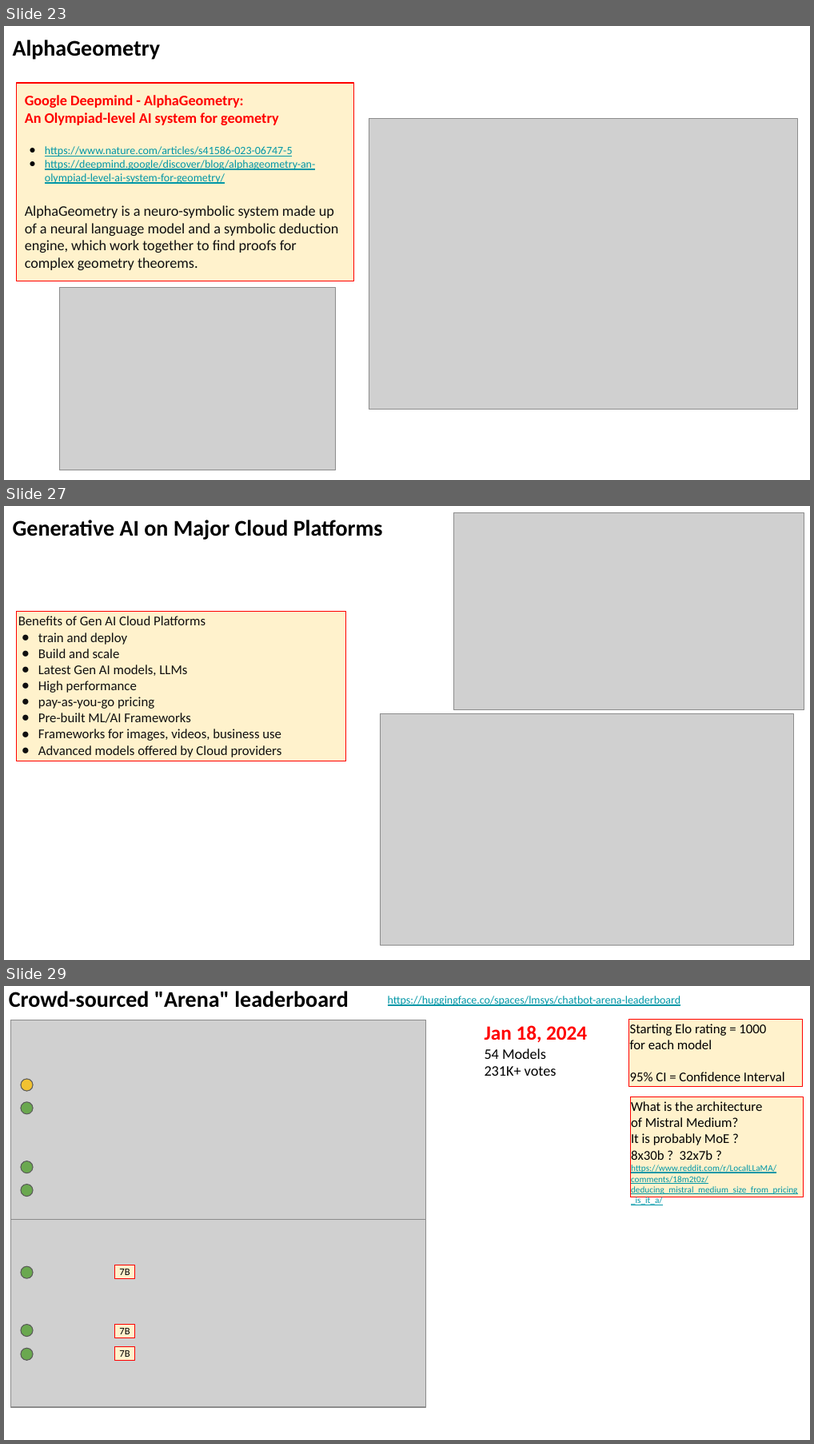
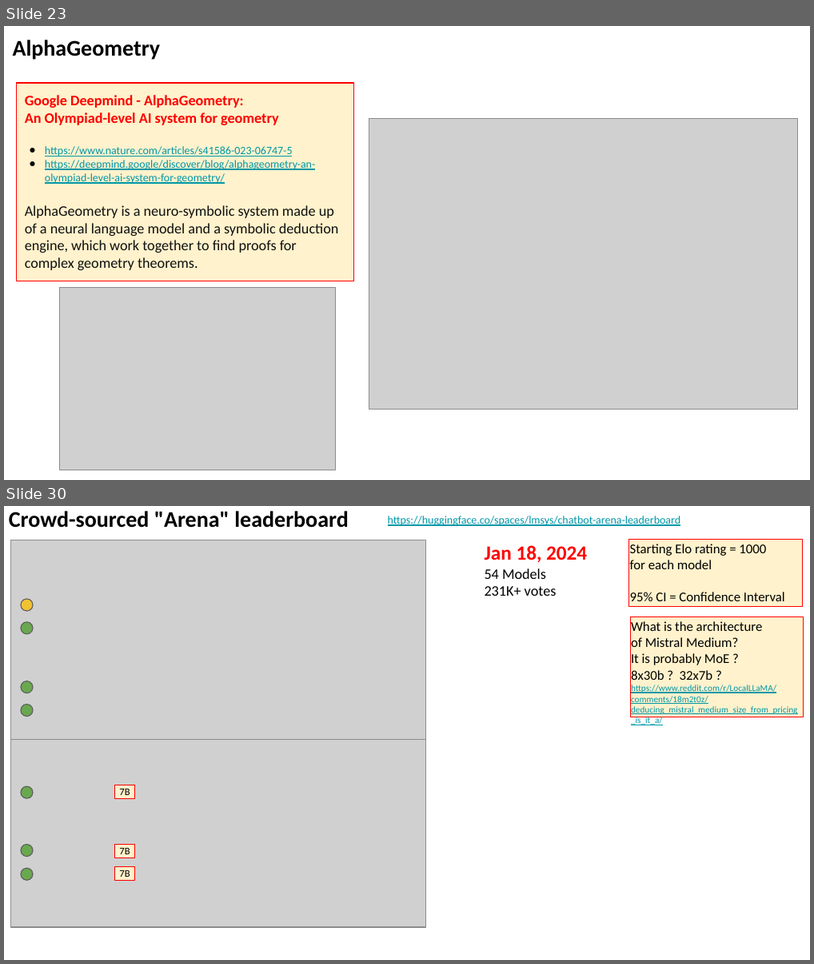
Before and after one commit to lselector/seminar, a slide deck: 2024/2024-01-19-AI-Updates.pptx. Shown one above the other, each under a label of ours: slides 23, 27 and 29 before the commit, slides 23 and 30 after it; the slides between them are not shown. The pictures are 814x1444 and 814x964 pixels, drawn with LibreOffice and Linux fonts; fonts in the diff are those of the drawing; grey boxes stand for pictures. Boxes give left, top, right and bottom in pixels: in the first picture for what was removed or moved away, otherwise in the second. Text is boxed around its words. In the diff, an @@ line names an element or a change of style, - is before the commit and + after.

```diff
--- a/2024/2024-01-19-AI-Updates.pptx
+++ b/2024/2024-01-19-AI-Updates.pptx
@@ slide 27 removed at box(4, 506, 810, 960), background #FFFFFF @@
@@ text removed at box(13, 520, 383, 540) @@
-Generative AI on Major Cloud Platforms
@@ picture removed at box(454, 512, 805, 710) @@
@@ rectangle removed at box(17, 611, 346, 761) @@
-Benefits of Gen AI Cloud Platforms
-● train and deploy
-● Build and scale
-● Latest Gen AI models, LLMs
-● High performance
-● pay-as-you-go pricing
-● Pre-built ML/AI Frameworks
-● Frameworks for images, videos, business use
-● Advanced models offered by Cloud providers
@@ picture removed at box(381, 713, 794, 944) @@
@@ what was slide 29 is now slide 30 @@
```
Also in this commit, not shown: 12 slides changed, 2 slides added, 4 other slides removed.
